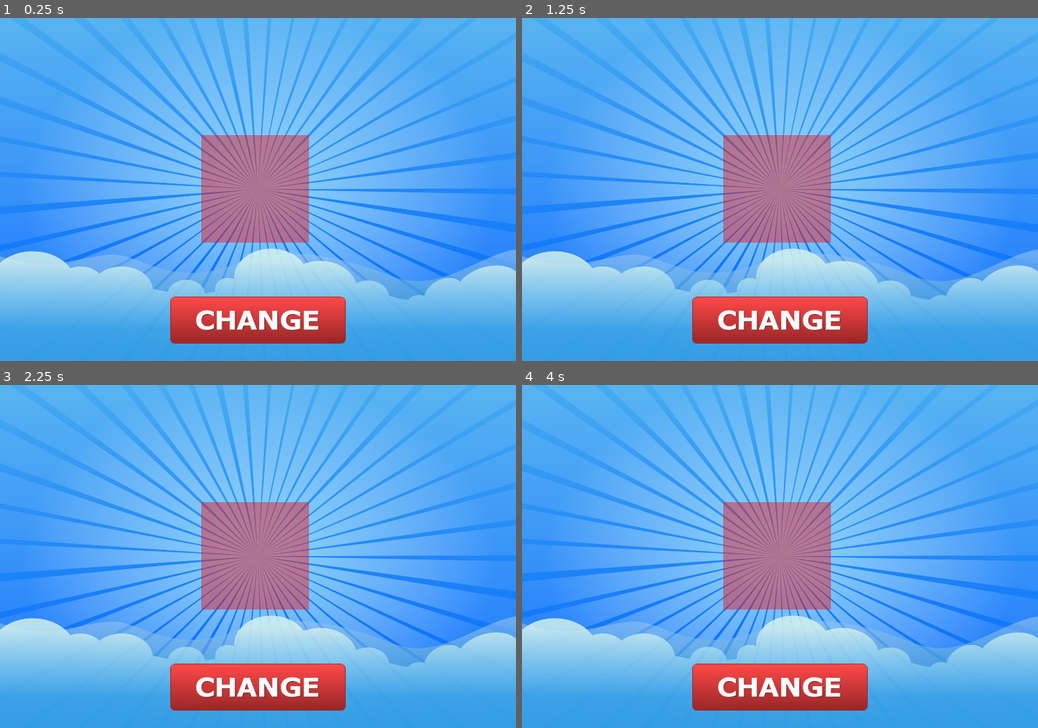
Above: before the commit, frames 1-4 (two rows, left to right).
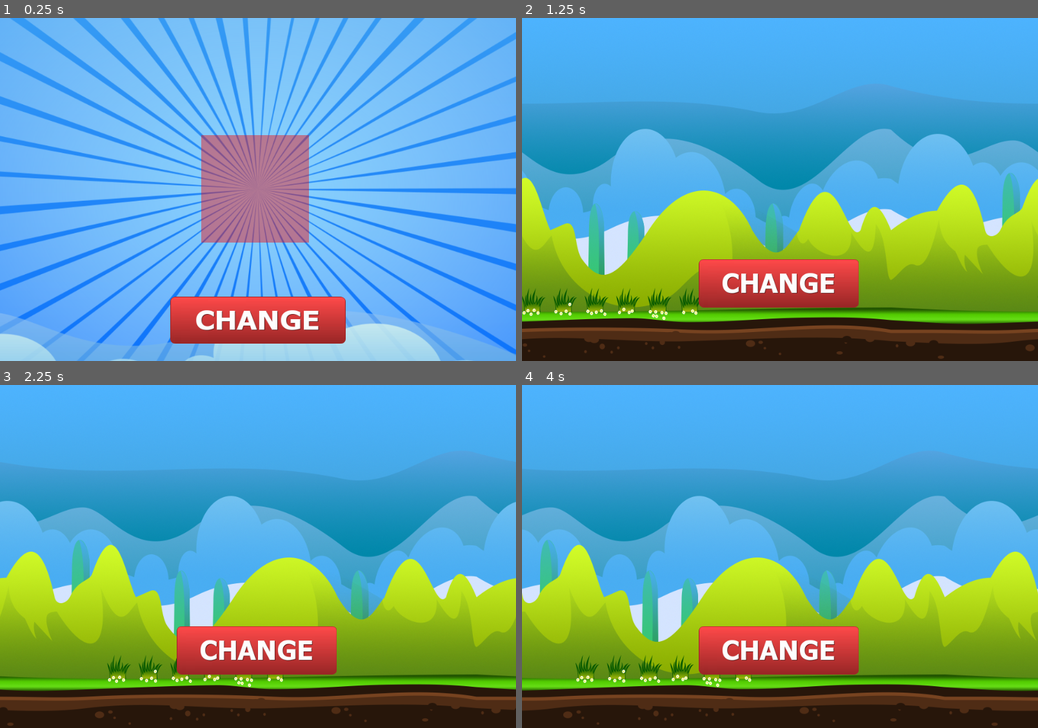
Above: after the commit, the same moments.

Repository: paulocoutinhox/godot-samples
Game: Godot game, scene res://Scenes/MainMenu.tscn
Same seed, same stepped clock (60 frames per second), same inputs: the game is played once before the commit and once after it.
Inputs (mouse positions are in pixels of both pictures, inside the frame that each line leads up to; where the layout moved, square brackets give the same spot in the first picture):
- Up to frame 1 (0.25 s): no input
- Up to frame 2 (1.25 s): click (780, 319) at 0.5 s
- Up to frame 3 (2.25 s): click (258, 649) [258, 686] at 1.25 s; click (258, 686) at 2 s
- Up to frame 4 (4 s): click (780, 649) [780, 686] at 2.75 s; click (780, 686) at 3.5 s

The runs differ from the first frame. In frame 1, 44% of the frame differs, in the area x 0-100%, y 0-100%; in frame 2, 77%; in frame 3, 80%, in the area x 0-100%, y 2-100%; in frame 4, 79%.

Commit message:
project center updated

Diff:
--- a/center/Scripts/MainMenu.gd
+++ b/center/Scripts/MainMenu.gd
@@ -1,36 +1,33 @@
 extends Node2D
 
 onready var background = $Background
-
 onready var screen_center = get_viewport_rect().size * 0.5
-onready var background_aspect = get_aspect_ratio(background.get_rect().size)
+onready var background_size = background.get_rect().size * background.scale
+onready var background_aspect = get_aspect_ratio(background_size)
 
 func _ready():
-  get_tree().get_root().connect("size_changed", self, "on_size_change")
+	get_tree().get_root().connect("size_changed", self, "on_size_change")
+	on_size_change()
 
 func on_size_change():
-  var view_size = get_viewport_rect().size
-  recenter_game(view_size)
-  resize_background(view_size)
-
-func recenter_game(view_size):
-  var new_center = view_size * 0.5
-  position = new_center - screen_center
+	var view_size = get_viewport_rect().size
+	resize_background(view_size)
 
 func resize_background(view_size):
-  var new_aspect = get_aspect_ratio(view_size)
+	var new_aspect = get_aspect_ratio(view_size)
+	var new_scale = 0.5
 
-  if new_aspect > background_aspect:
-	  background.get_rect().size.x = view_size.x
-	  background.get_rect().size.y = view_size.x / background_aspect
-  else:
-	  background.get_rect().size.y = view_size.y
-	  background.get_rect().size.x = view_size.y * background_aspect
+	if new_aspect > background_aspect:
+		new_scale = view_size.x / background_size.x
+	else:
+		new_scale = view_size.y / background_size.y
 
-  var new_center = view_size * 0.5
-  var new_size_half = background.get_rect().size * 0.5
+	# to be perfect can be something like 0.7
 
-  background.position = screen_center - new_size_half
+	background.set_scale(Vector2(new_scale, new_scale))
 
 func get_aspect_ratio(size):
-  return size.x / size.y
+	return size.x / size.y
+
+func _on_ButtonChange_pressed():
+	get_tree().change_scene("res://Scenes/Stage.tscn")
--- a/center/project.godot
+++ b/center/project.godot
@@ -23,6 +23,7 @@
 
 window/size/width=960
 window/size/height=640
+window/dpi/allow_hidpi=true
 window/stretch/mode="2d"
 window/stretch/aspect="expand"
 
